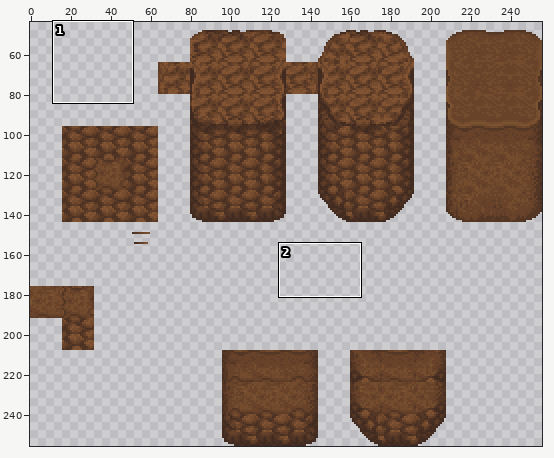
Edited in one commit: pixel-art file (src/concept/sprite/aaa2.aseprite). Above: a wide view before the commit, with the close-up outlined.
Close-up. Old version:
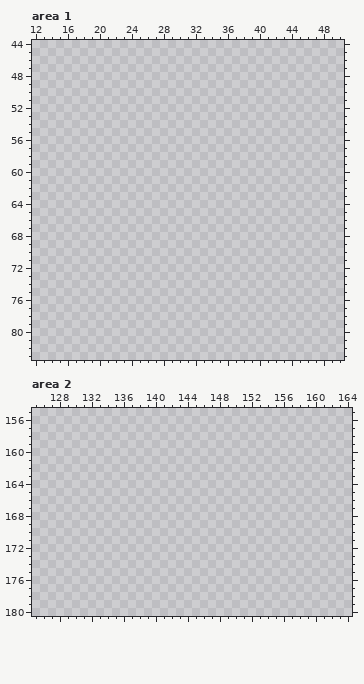
256x256 pixels, 1 frame. Colours within 5 levels of each other are drawn and written as one. Shown: area 1: x 12..50, y 44..83; area 2: x 125..164, y 155..180. The wide view leaves out empty margins.
The same view after the edit:
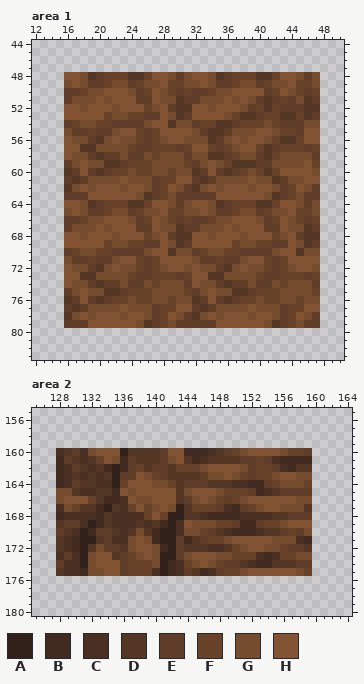
Palette (. is transparent): A #32201a  B #412a20  C #4a3022  D #543625  E #603d28  F #694329  G #764c2e  H #835433
Change:
Changed rows in their new state; - is an unchanged pixel.
Area 1:
first column x 16:
48 HHGDEFFFDDFHHGEGHHGDEFFFDDFHHGEG
49 GHGEEFGGEFGGHFFGGHGEEFGGEFGGHFFG
50 EEFGGHHHGEFHGFEFEEFGGHHHHEFHGFEF
51 EGGGHGHHHEEHGGDEEGGGHGHGEDEFEGDE
52 HHGHHHGHHHFGHEDDHHGHHHGEFDFEEEDD
53 HHHHHFGGFFEEHGDEHHHHGFDDEFFDDFDE
54 EFGGFFEEEEGHHDGGEFFDDEFFFGFEEEGG
55 GEEFEEGHHFEFHHHHGEDDEGGGHHGFFEHH
56 HGGEDGHGGFEFGHHGGGDEGHGHHGFDDFHH
57 HHDDGGGGFEEFFFEFHHFEFGHHFDEFFFEF
58 HGGEDEEGEEGFGGGEGGDDEFGGEDFGGGGE
59 EGHGGDDEFFFGGGGFEGHGFDDDEEGGGGHF
60 DEHEDEFFGFFGGFGGDEHEDEFGFDFHHHHG
61 EDEGGGGHGGGEFFHHEDEGGGGHGGDEGGHH
62 DGHGHHHGHHGEFHGEDGHGHHHGHHGEFHGE
63 EEEHHHHHHGDEFGEEEEEHHHHHHGDEFGEE
64 HHGDEFFFDDFHHGEGHHGDEFFFDDFHHGEG
65 GHGEEFGGEFGGHFFGGHGEEFGGEFGGHFFG
66 EEFGGHHHGEFHGFEFEEFGGHHHGEFHGFEF
67 EGGGHGHHHEEHGGDEEGGGHGHHHEEHGGDE
68 HHGHHHGHHHFGHEDDHHGHHHGHHHFGHEDD
69 HHHHHFGGFFEEHGDEHHHHHFGGFFEEHGDE
70 EFGGFFEEEEGHHDGGEFGGFFEEEEGHHDGG
71 GEEFEEGHHFEFHHHHGEEFEEGHHFEFHHHH
72 HGGEDGHGGFEFGHHGHGGEDGHGGFEFGHHG
73 HHDDGGGGFEEFFFEFHHDDGGGGFEEFFFEF
74 HGGEDEEGEEGFGGGEHGGEDEEGEEGFGGGE
75 EGHGGDDEFFFGGGGFEGHGGDDEFFFGGGGF
76 DEHEDEFFGFFGGFGGDEHEDEFFGFFGGFGG
77 EDEGGGGHGGGEFFHHEDEGGGGHGGGEFFHH
78 DGHGHHHGHHGEFHGEDGHGHHHGHHGEFHGE
79 EEEHHHHHHGDEFGEEEEEHHHHHHGDEFGEE
Area 2:
first column x 128:
160 CDECGHHHADDDDEHHBBBCDEFGHHHHGFFE
161 BEDCDFHGBEDDDEGHDBCDDDDEEFECBBBB
162 BCEDCDBABEFDEEDFFFGHHHHGEFFECBDD
163 BCDCDCDAEEHGFEDDDDEGGHGFEFFGHHGG
164 BCEDDCCAFHHHGGFDEEEDDDCCBBEFGGGF
165 GGDCCDDBHGHHHHHDGHHHGFFFEBCDEEEE
166 GHHHFDBBCHGGHHHDEGHGFEFGHHHHHHGG
167 CGFDDBADCFHFGHGADFFFECBEFGHHGGGD
168 BCCCCBDCCCCFHFAADDCBBBBCCCCDDEEE
169 DEECABDCCCDCDBACHGGGFFEBBEFFGHHH
170 EDCABEEDCDGDBAACGGFEDCBBBCDDEFEG
171 DCBAADECCGHGBAAEBDEFFGHHHHHGGGCB
172 DCBADGEEDGHHGBAEDDDCCDFGHHGGFEED
173 CECAGHHDEFGHGAAEGHHHGGFFFCBCFFGG
174 ECCAGHHHEFFFGABCFGHGFEEDCBBDDDEE
175 DCCBGGHHEFFFCABCEDBCEFFGHHHHHHGF
Changed places in both close-ups, as pixel boxes (x1, y1, x2, y2):
added: (64, 72, 320, 328)
added: (56, 448, 312, 576)
